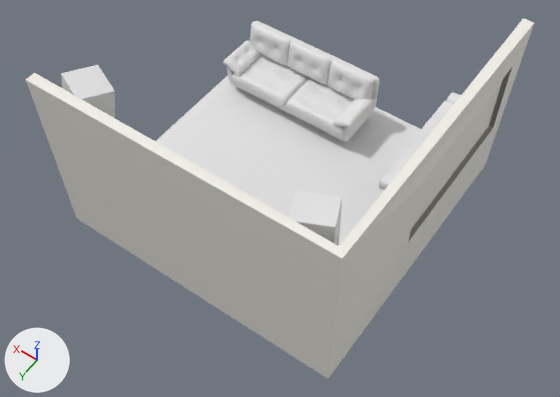
The Blender file studio.blend as it was, and as the next commit left it.
The view is the same before and after, from a 50 mm camera at (-9.94, 14.26, 21.38) aimed at (-0.99, 1.73, 1.7). The axes (+X, +Y, +Z) are drawn at lower left. The lights are the same throughout.
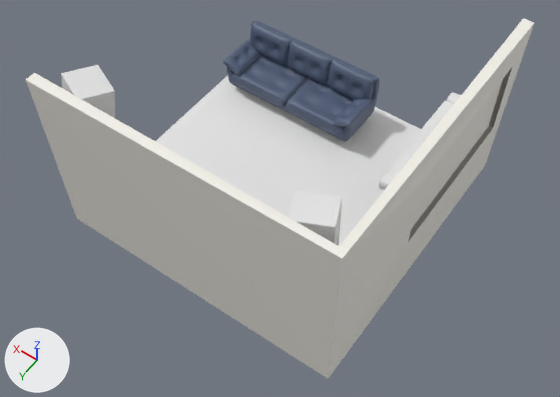
The change, as a list of edits to the scene's bpy script:
```text
Add mat_sofa:
    mat_sofa = principled_material('Sofa')
    mat_sofa.base_color = (0.0844, 0.114, 0.191)  # dark blue #525f79
Change me_plane_002:
    where me_plane_002.from_pydata(...)  # 132 vertices, 130 faces; spans x -1.02..1.02, y -1.0..1.02, z 0.0..1.86
    add me_plane_002.materials.append(mat_sofa)  # dark blue #525f79
Change me_plane_003:
    where me_plane_003.from_pydata(...)  # 53 vertices, 49 faces; spans x -1.0..1.0, y -1.0..1.0, z -0.18..0.39
    add me_plane_003.materials.append(mat_sofa)  # dark blue #525f79
Change me_plane_004:
    where me_plane_004.from_pydata(...)  # 53 vertices, 49 faces; spans x -1.0..1.0, y -1.0..1.0, z -0.17..0.38
    add me_plane_004.materials.append(mat_sofa)  # dark blue #525f79
Change me_plane_005:
    where me_plane_005.from_pydata(...)  # 48 vertices, 46 faces; spans x -1.04..1.52, y -1.03..0.28, z 0.02..0.44
    add me_plane_005.materials.append(mat_sofa)  # dark blue #525f79
Change me_plane_007:
    where me_plane_007.from_pydata(...)  # 48 vertices, 46 faces; spans x -1.07..1.55, y -1.04..0.3, z 0.02..0.44
    add me_plane_007.materials.append(mat_sofa)  # dark blue #525f79
Change me_plane_008:
    where me_plane_008.from_pydata(...)  # 48 vertices, 46 faces; spans x -1.07..1.55, y -1.04..0.3, z 0.02..0.44
    add me_plane_008.materials.append(mat_sofa)  # dark blue #525f79
Change me_plane_006:
    where me_plane_006.from_pydata(...)  # 48 vertices, 46 faces; spans x 0.76..1.77, y -1.22..-0.38, z -0.9..0.88
    add me_plane_006.materials.append(mat_sofa)  # dark blue #525f79
Change me_plane_009:
    where me_plane_009.from_pydata(...)  # 48 vertices, 46 faces; spans x 0.76..1.77, y -1.22..-0.38, z -0.9..0.88
    add me_plane_009.materials.append(mat_sofa)  # dark blue #525f79
```

Pixel boxes (x1, y1, x2, y2) of what changed, in the pictures (560 x 397 px):
'Plane.004', recoloured (white to blue)
    both: (231, 55, 310, 107)
'Plane.003', recoloured (white to blue)
    both: (286, 78, 354, 136)
'Plane.005', recoloured (grey to blue)
    both: (327, 59, 376, 100)
'Plane.006', recoloured (grey to blue)
    both: (287, 40, 333, 85)
'Plane.007', recoloured (grey to blue)
    both: (250, 21, 292, 66)
'Plane.002', recoloured (grey to blue)
    both: (227, 21, 380, 142)
'Plane.009', recoloured (white to blue)
    both: (223, 40, 262, 76)
'Plane.008', recoloured (white to blue)
    both: (333, 99, 374, 128)
